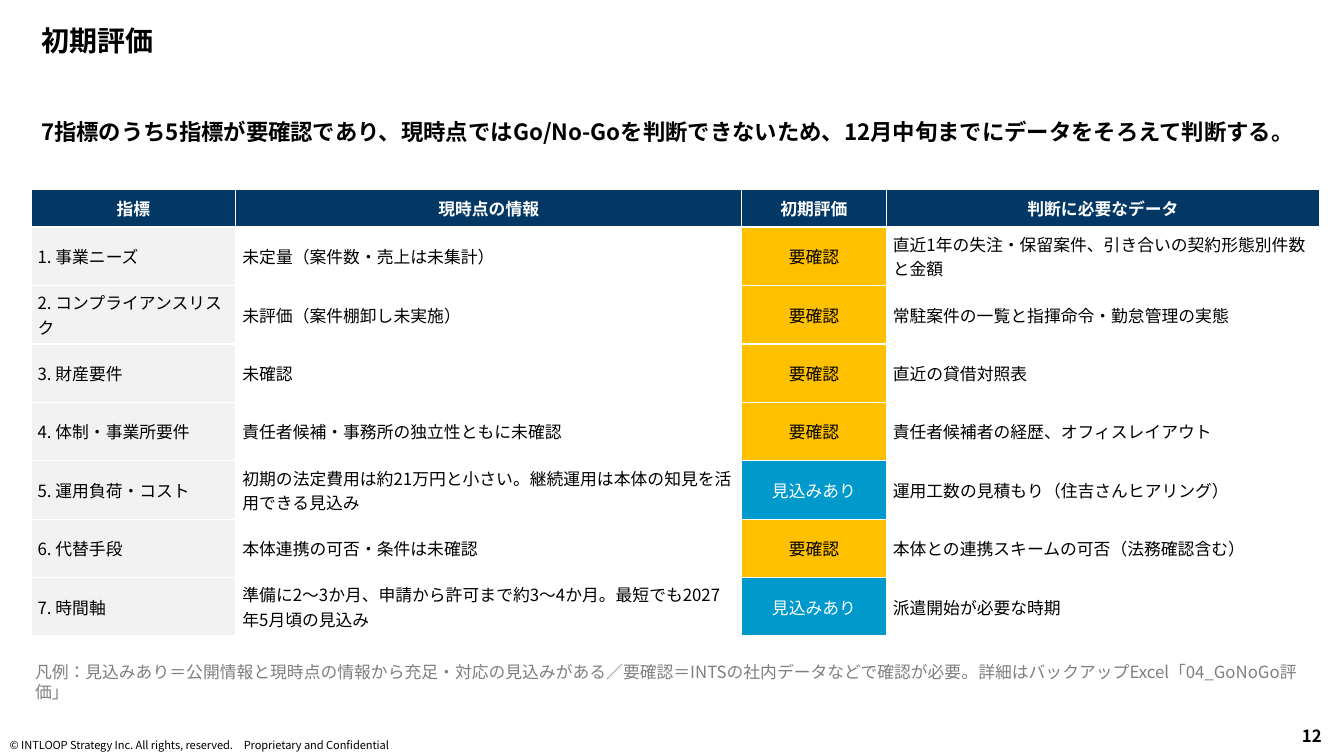
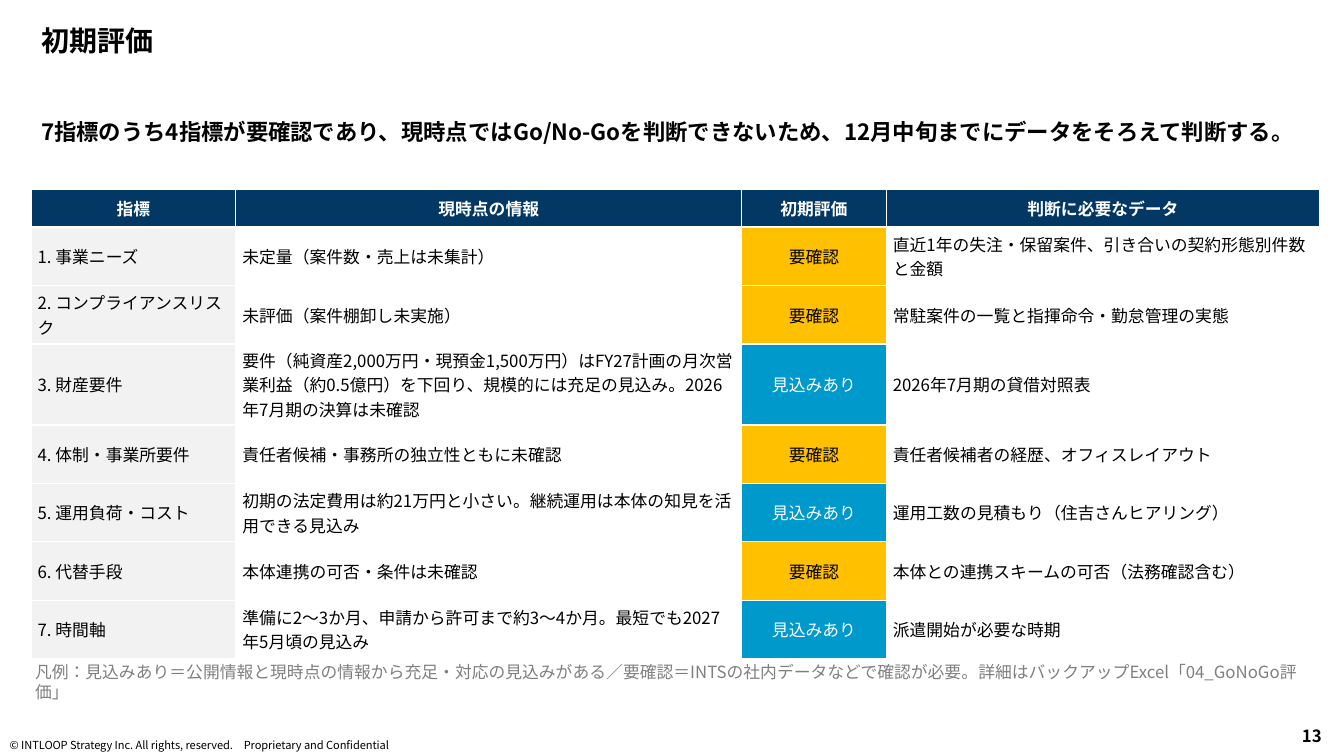
Before and after one commit to mkomko2011/For-AI, a slide deck: slide 13 of INTS_派遣業許可検討/INTS_派遣業許可検討_報告資料.pptx (slide 12 before the commit). Drawn at 1344x756 pixels with LibreOffice and Linux fonts; fonts in the diff are those of the drawing; background and template pictures are left out. Boxes give left, top, right and bottom in pixels: in the first picture for what was removed or moved away, otherwise in the second. Text is boxed around its words. In the diff, an @@ line names an element or a change of style, - is before the commit and + after.

```diff
--- a/INTS_派遣業許可検討/INTS_派遣業許可検討_報告資料.pptx
+++ b/INTS_派遣業許可検討/INTS_派遣業許可検討_報告資料.pptx
@@ text at box(41, 120, 1294, 144): text changed @@
-7指標のうち5指標が要確認であり、現時点ではGo/No-Goを判断できないため、12月中旬までにデータをそろえて判断する。
+7指標のうち4指標が要確認であり、現時点ではGo/No-Goを判断できないため、12月中旬までにデータをそろえて判断する。
@@ table at box(31, 190, 1320, 642) @@
-row 4: 3. 財産要件 | 未確認 | 要確認 | 直近の貸借対照表
+row 4: 3. 財産要件 | 要件（純資産2,000万円・現預金1,500万円）はFY27計画の月次営業利益（約0.5億円）を下回り、規模的には充足の見込み。2026年7月期の決算は未確認 | 見込みあり | 2026年7月期の貸借対照表
@@ fill #FFC000 to #0099CC in row 4, column 3 @@
@@ page number at box(1302, 729, 1322, 743): text changed @@
-12
+13
```
Also in this commit, not shown: 4 other slides changed, 1 slide added, 1 other file.
